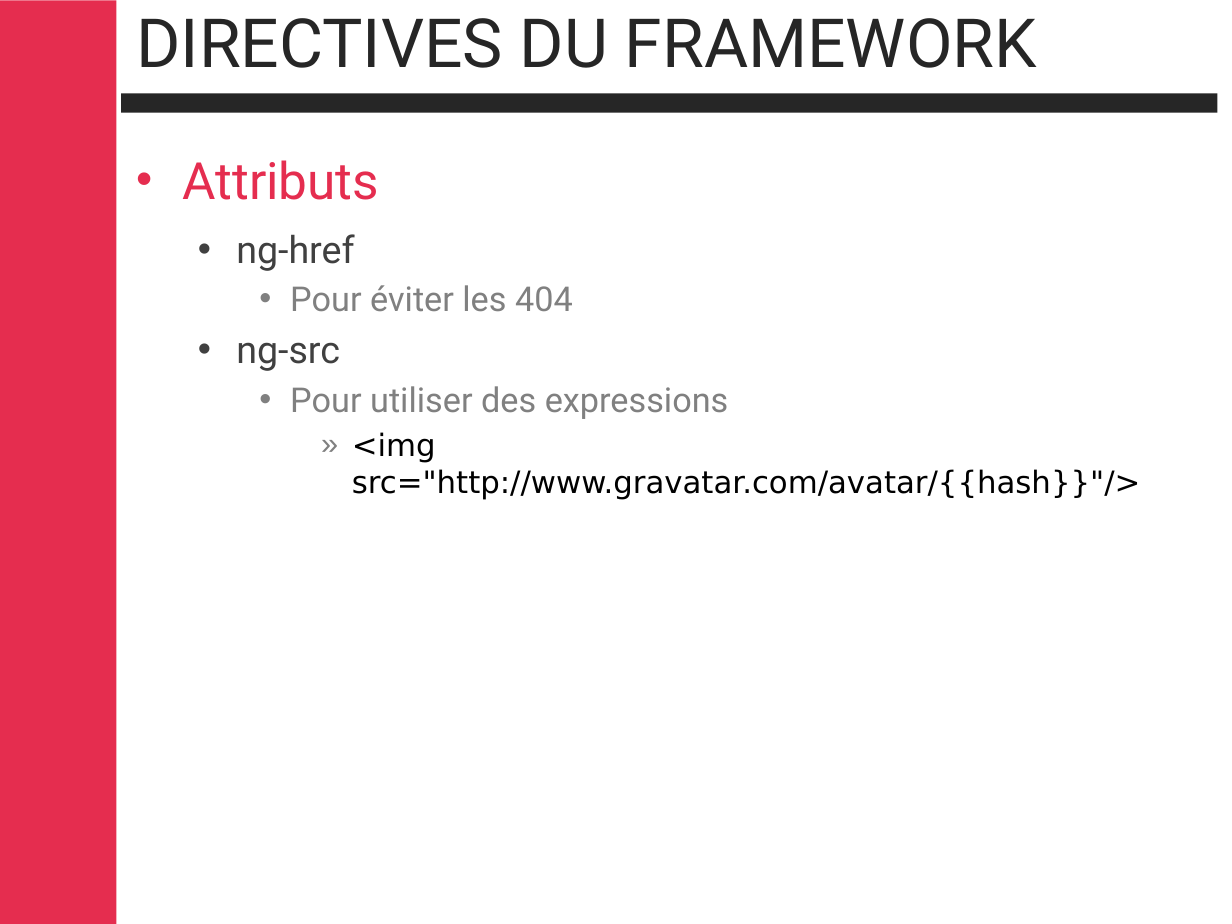
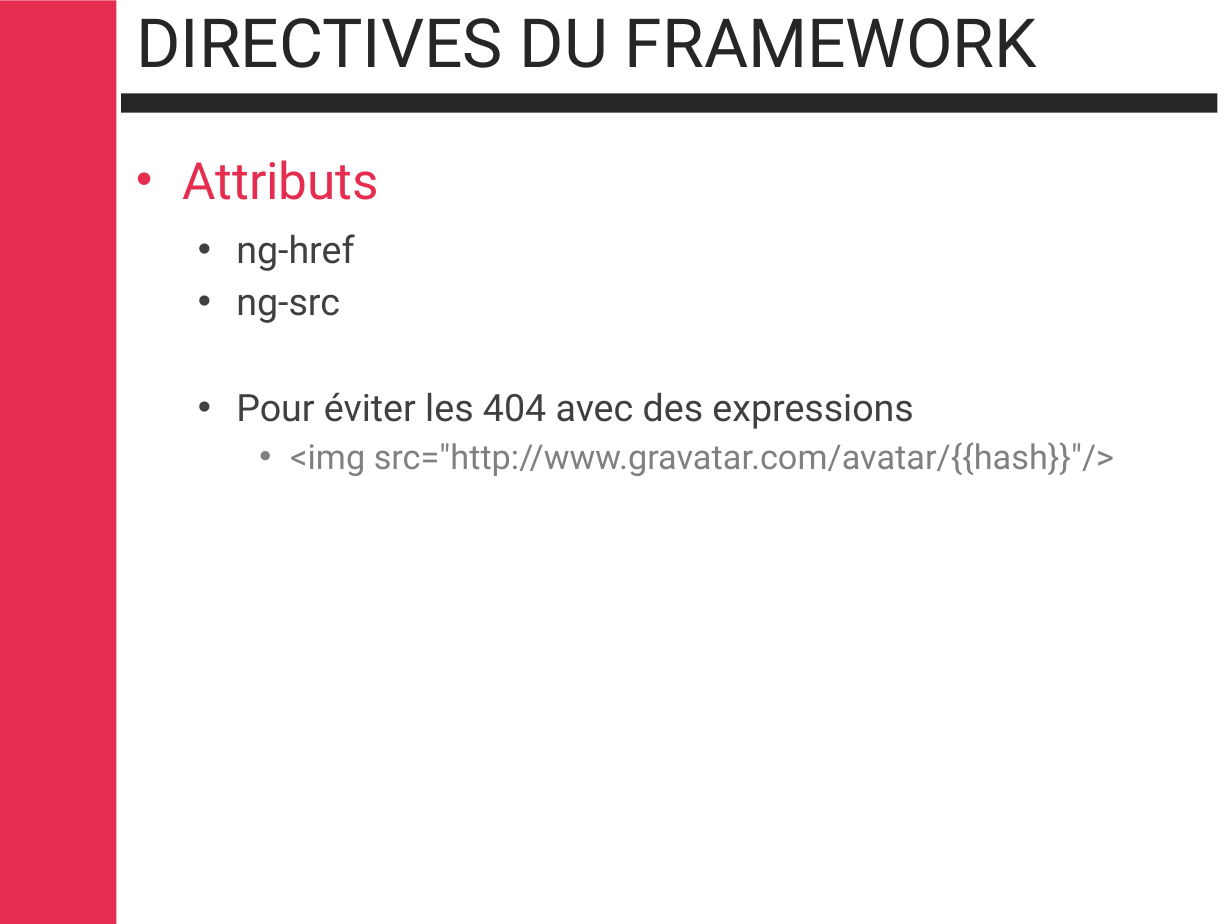
Before and after one commit to cbalit/handson-angular, a slide deck: slide 23 of Angular.pptx (slide 35 before the commit). Drawn at 1232x924 pixels with LibreOffice and Linux fonts; fonts in the diff are those of the drawing; background and template pictures are left out. Boxes give left, top, right and bottom in pixels: in the first picture for what was removed or moved away, otherwise in the second. Text is boxed around its words. In the diff, an @@ line names an element or a change of style, - is before the commit and + after.

```diff
--- a/Angular.pptx
+++ b/Angular.pptx
@@ text at (x1=290, y1=285, x2=573, y2=311): paragraph removed @@
-    • Pour éviter les 404
@@ text at (x1=236, y1=392, x2=913, y2=429): text changed; size 20 to 22 pt; text colour #808080 to #404040 @@
-    • Pour utiliser des expressions
+  • Pour éviter les 404 avec des expressions
@@ text at (x1=290, y1=442, x2=1114, y2=476): size 18 to 20 pt, font DejaVu Sans to Roboto, text colour #000000 to #808080 in "<img src="http://www.gravatar.com/avatar/{{hash}}"/>"; bullet » to •; list level 4 to 3 in "<img src="http://www.gravatar.com/avatar/{{hash}}"/>" @@
```
Also in this commit, not shown: 23 other slides changed, 57 slides added, 14 slides removed.
